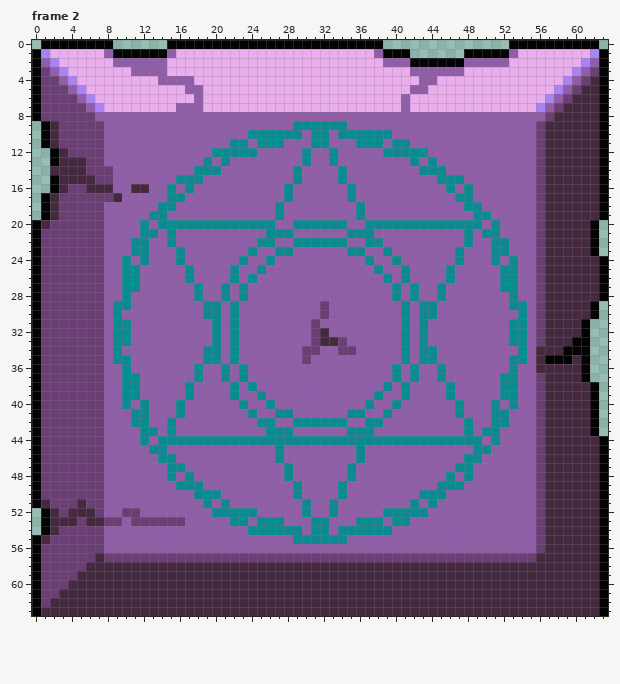
Two states of a pixel-art file, graphics/finish_seal.aseprite. That is the earlier state.
64x64 pixels, 8 frames. Shown: frame 2. The commit also changed other frames, which this record leaves out.
And afterwards:
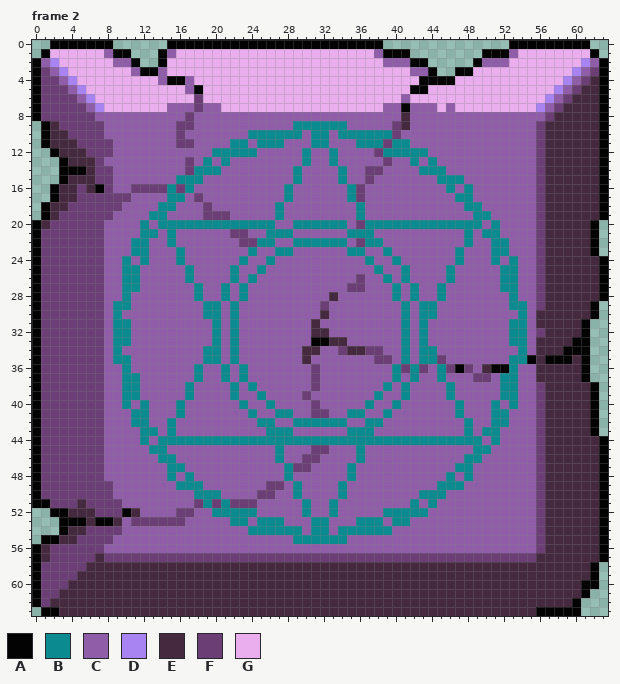
Palette (. is transparent): A #030303  B #0b8a8f  C #905ea9  D #a884f3  E #45293f  F #6b3e75  G #eaaded
What changed:
Changed rows in their new state; - is an unchanged pixel.
Frame 2, layer "Block":
first column x 0:
 0 -.------------------------------------------------------------.-
 1 .A---------...----------------------------------..------------A.
 2 -----------A..A-----------------------------.....A--------------
 3 ------------AA------------------------------A..AA---------------
 4 ---------------AA--------------------------AAAA-----------------
 5 ------------------A-----------------------AA--------------------
 6 ------------------F---------------------------------------------
 7 ---------------C--FCC------------------CCACCC-C-----------------
 8 -----------------F-----------------------E----------------------
 9 ----------------FF----------------------FE----------------------
10 ---E------------F-----------------------F-----------------------
11 ---EE---F-------FF---------------------F------------------------
12 ----EE--F-----------------------------F-------------------------
13 --.A--E----------F---------------------F------------------------
14 --.AAAE----------F-------------------FF-------------------------
15 --.A---------------------------------F--------------------------
16 ----E--AF--FFFF-F-------------------F---------------------------
17 -.AEE----FF-------F-----------------F---------------------------
18 ---E----FF---------F--------------------------------------------
19 --------F----------FFF------------------------------------------
20 ------------------------------------F---------------------------
21 ----------------------FF----------------------------------------
22 -----------------------FF-----------F---------------------------
first column x 30:
26 ------F--------------------
27 -----FF--------------------
28 ---E-----------------------
30 --E-----------------------E
31 -E------------------------E
32 -E-------------------------
33 -AA-E---------------------E
34 EE---EEFF------------------
35 E-------FF-----F---------A-
36 -F---------F-F--FAF-EAA----
37 -F-----------------FF-----E
38 -F-------------------------
39 F--------------------------
40 -F-------------------------
41 -FF------------------------
first column x 0:
45 -------------------------------FF-------------------------------
46 ------------------------------FF--------------------------------
47 -----------------------------FF---------------------------------
49 --------F-----------------FF------------------------------------
50 --------F----------------FF-------------------------------------
51 -A------FF--------F-F-FFF---------------------------------------
52 -.AA----FFAE----FF----------------------------------------------
53 -..AAA-AAE------------------------------------------------------
54 -..AEE--FF------------------------------------------------------
55 .AAEE---F-------------------------------------------------------
56 -E--------------------------------------------------------------
57 -E--------------------------------------------------------------
58 --------------------------------------------------------------A.
59 --------------------------------------------------------------A.
60 -------------------------------------------------------------AA.
61 -------------------------------------------------------------A..
62 ------------------------------------------------------------A...
63 .AA-----------------------------------------------------AAAAA...
Pixel boxes of the changes (left, top, right, bottom) in both pictures:
changed: (32, 40, 257, 247)
changed: (590, 40, 608, 58)
changed: (302, 49, 545, 418)
changed: (176, 445, 329, 517)
changed: (32, 481, 140, 562)
changed: (536, 562, 608, 616)
changed: (32, 607, 59, 616)
